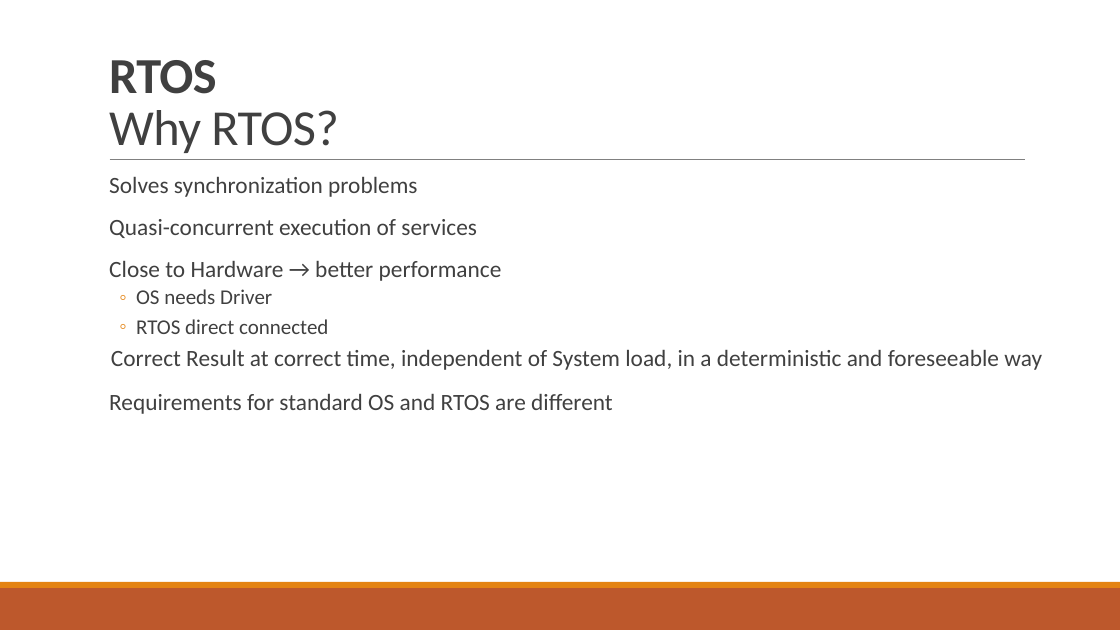
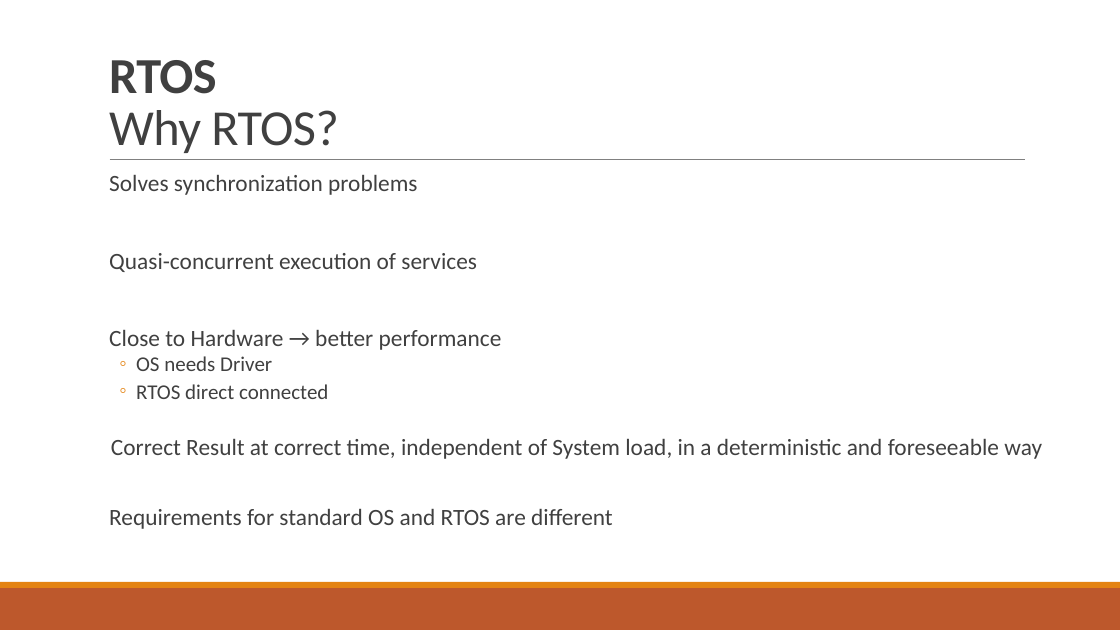
Before and after one commit to tfineich/INTRO_Projekt, a slide deck: slide 2 of Recap_SW5_Ineichen_Stecher.pptx. Drawn at 1120x630 pixels with LibreOffice and Linux fonts; fonts in the diff are those of the drawing. Boxes give left, top, right and bottom in pixels: in the first picture for what was removed or moved away, otherwise in the second. Text is boxed around its words. In the diff, an @@ line names an element or a change of style, - is before the commit and + after.

```diff
--- a/Recap_SW5_Ineichen_Stecher.pptx
+++ b/Recap_SW5_Ineichen_Stecher.pptx
@@ text "Solves synchronization problems" at <box>109,175,1042,529</box>: line spacing 0.9 to 0.8 @@
```
Also in this commit, not shown: 7 other slides changed, 2 slides removed.
